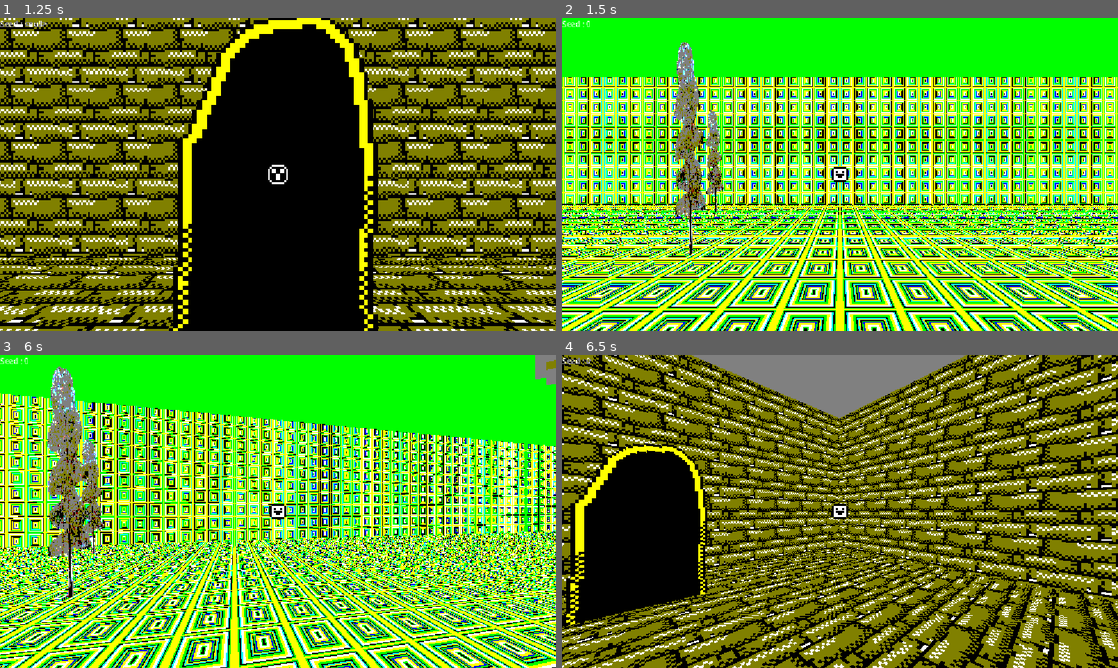
Above: before the commit, frames 1-4 (two rows, left to right).
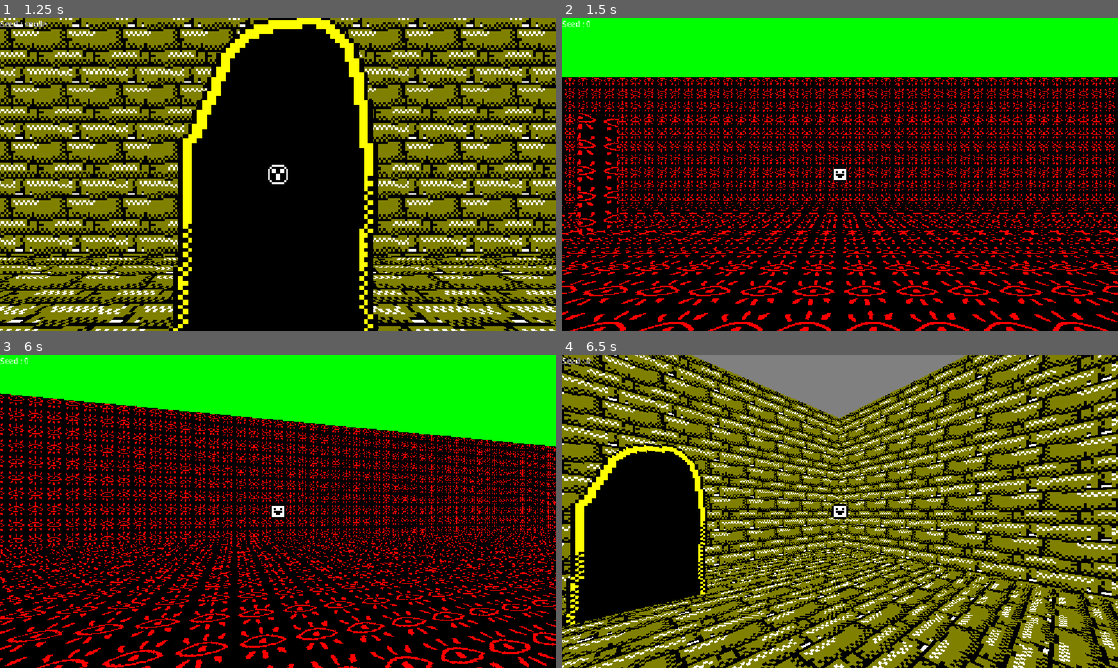
Above: after the commit, the same moments.

Repository: CrimsoneArt/REALAND-Walking-Sim
Game: Godot game, scene res://Scenes/SceneLoader.tscn
Same seed, same stepped clock (60 frames per second), same inputs: the game is played once before the commit and once after it.
Inputs:
- Up to frame 1 (1.25 s): tap Enter (Enter) at 0.5 s; hold W (Up) from 0.53 s (still down); tap T (PinchCheek) at 0.6 s
- Up to frame 2 (1.5 s): keep holding W (Up); tap Enter (Enter) at 1.35 s
- Up to frame 3 (6 s): tap T (PinchCheek) at 1.55, 2.1, 2.85, 3.8, 4.35, 5.1 s; tap Enter (Enter) at 3.6, 5.85 s; release W (Up) at 5.78 s; hold D (Right) from 5.78 s (still down)
- Up to frame 4 (6.5 s): keep holding D (Right); tap T (PinchCheek) at 6.05 s

Frame 1 is identical in both runs. In frame 2, 71% of the frame differs, in the area x 0-100%, y 7-100%; in frame 3, 69%; in frame 4, nothing differs.

Commit message:
Configured object palates

Diff:
--- a/Materials/Patterns1.tres
+++ b/Materials/Patterns1.tres
@@ -1,6 +1,6 @@
 [gd_resource type="StandardMaterial3D" format=3 uid="uid://sekd3gokx0bq"]
 
-[ext_resource type="Texture2D" uid="uid://gublph38v65a" path="res://Materials/Patterns2.png" id="1_m7jd4"]
+[ext_resource type="Texture2D" uid="uid://dmb2cmmv3vjwi" path="res://Materials/Patterns1.png" id="1_m7jd4"]
 
 [resource]
 shading_mode = 0
--- a/Objects/StaticObjects/Door/DoorObject.tscn
+++ b/Objects/Door/DoorObject.tscn
@@ -1,7 +1,7 @@
 [gd_scene format=3 uid="uid://dwqol8w28tgyb"]
 
-[ext_resource type="Script" uid="uid://cwj3o1iactmbr" path="res://Objects/StaticObjects/Door/DoorObject.gd" id="1_k8bb4"]
-[ext_resource type="Texture2D" uid="uid://44rudu2fw800" path="res://Objects/StaticObjects/Door/DoorPlaceHolder.png" id="2_k8bb4"]
+[ext_resource type="Script" uid="uid://cwj3o1iactmbr" path="res://Objects/Door/DoorObject.gd" id="1_k8bb4"]
+[ext_resource type="Texture2D" uid="uid://44rudu2fw800" path="res://Objects/Door/DoorPlaceHolder.png" id="2_k8bb4"]
 [ext_resource type="Script" uid="uid://cbgpvmrkx1dw3" path="res://Objects/ObjectVariablesComponent.gd" id="3_sd2m6"]
 [ext_resource type="PackedScene" uid="uid://cdnf6l5oawl3i" path="res://Objects/InteractabilityComponent.tscn" id="4_b613f"]
 
--- a/Objects/StaticObjects/ObjectSpawner.gd
+++ b/Objects/ObjectSpawner.gd
@@ -1,10 +1,10 @@
 class_name ObjectSpawner extends Node
 
 var RNG = RandomNumberGenerator.new()
+var DoorScene = preload("res://Objects/Door/DoorObject.tscn")
 
-func spawn_object(Seed:int,Scene:String,Position:Vector3,ObjectVariables:={}):
+func spawn_object(Seed:int,ObjectScene:PackedScene,Position:Vector3,ObjectVariables:={}):
 	RNG.seed = Seed
-	var ObjectScene = load(Scene)
 	var ObjectNode = ObjectScene.instantiate()
 	if ObjectNode is StaticObject:
 		ObjectNode.position = Position
--- a/Objects/StaticObjects/ObjectSpawner.tscn
+++ b/Objects/ObjectSpawner.tscn
@@ -1,6 +1,6 @@
 [gd_scene format=3 uid="uid://d0xiyv8g8ittm"]
 
-[ext_resource type="Script" uid="uid://cslywtqnrf0tk" path="res://Objects/StaticObjects/ObjectSpawner.gd" id="1_y6vvo"]
+[ext_resource type="Script" uid="uid://cslywtqnrf0tk" path="res://Objects/ObjectSpawner.gd" id="1_y6vvo"]
 
 [node name="ObjectSpawner" type="Node" unique_id=1297487218]
 script = ExtResource("1_y6vvo")
--- /dev/null
+++ b/Objects/ObjectsLibrary/Tree1Object.tscn
@@ -0,0 +1,28 @@
+[gd_scene format=3 uid="uid://dexhnwru7tdhn"]
+
+[ext_resource type="Script" uid="uid://dfaoiafl3jaxa" path="res://Objects/StaticObject.gd" id="1_ohtt6"]
+[ext_resource type="Texture2D" uid="uid://d00vfegkaijor" path="res://Objects/ObjectsLibrary/Tree1.png" id="2_ohtt6"]
+[ext_resource type="Script" uid="uid://cbgpvmrkx1dw3" path="res://Objects/ObjectVariablesComponent.gd" id="3_mrs3s"]
+
+[sub_resource type="CapsuleShape3D" id="CapsuleShape3D_ohtt6"]
+radius = 0.625
+height = 3.125
+
+[node name="TreeObject" type="StaticBody3D" unique_id=1515677631 node_paths=PackedStringArray("objectVariablesComponent")]
+script = ExtResource("1_ohtt6")
+objectVariablesComponent = NodePath("ObjectVariablesComponent")
+metadata/_custom_type_script = "uid://dfaoiafl3jaxa"
+
+[node name="Sprite3D" type="Sprite3D" parent="." unique_id=2081312377]
+transform = Transform3D(1, 0, 0, 0, 1, 0, 0, 0, 1, 0, 1.8612413, 0)
+pixel_size = 0.02
+texture_filter = 0
+texture = ExtResource("2_ohtt6")
+
+[node name="CollisionShape3D" type="CollisionShape3D" parent="." unique_id=2068898764]
+transform = Transform3D(1, 0, 0, 0, 1, 0, 0, 0, 1, 0, 1.6875, 0)
+shape = SubResource("CapsuleShape3D_ohtt6")
+
+[node name="ObjectVariablesComponent" type="Node" parent="." unique_id=1539516392]
+script = ExtResource("3_mrs3s")
+metadata/_custom_type_script = "uid://cbgpvmrkx1dw3"
--- /dev/null
+++ b/Objects/ObjectsLibrary/Tree2Object.tscn
@@ -0,0 +1,28 @@
+[gd_scene format=3 uid="uid://b4lrbmi1pu8sa"]
+
+[ext_resource type="Script" uid="uid://dfaoiafl3jaxa" path="res://Objects/StaticObject.gd" id="1_t7xpu"]
+[ext_resource type="Texture2D" uid="uid://d1hxun7aqtor1" path="res://Objects/ObjectsLibrary/Tree2.png" id="2_mnqly"]
+[ext_resource type="Script" uid="uid://cbgpvmrkx1dw3" path="res://Objects/ObjectVariablesComponent.gd" id="3_4v2xk"]
+
+[sub_resource type="CapsuleShape3D" id="CapsuleShape3D_kfyr8"]
+radius = 0.625
+height = 5.5
+
+[node name="TreeObject" type="StaticBody3D" unique_id=1515677631 node_paths=PackedStringArray("objectVariablesComponent")]
+script = ExtResource("1_t7xpu")
+objectVariablesComponent = NodePath("ObjectVariablesComponent")
+metadata/_custom_type_script = "uid://dfaoiafl3jaxa"
+
+[node name="Sprite3D" type="Sprite3D" parent="." unique_id=2081312377]
+transform = Transform3D(1, 0, 0, 0, 1, 0, 0, 0, 1, 0, 3.1896656, 0)
+pixel_size = 0.03
+texture_filter = 0
+texture = ExtResource("2_mnqly")
+
+[node name="CollisionShape3D" type="CollisionShape3D" parent="." unique_id=2068898764]
+transform = Transform3D(1, 0, 0, 0, 1, 0, 0, 0, 1, 0, 2.75, 0)
+shape = SubResource("CapsuleShape3D_kfyr8")
+
+[node name="ObjectVariablesComponent" type="Node" parent="." unique_id=1539516392]
+script = ExtResource("3_4v2xk")
+metadata/_custom_type_script = "uid://cbgpvmrkx1dw3"
--- /dev/null
+++ b/Objects/ObjectsLibrary/Tree3Object.tscn
@@ -0,0 +1,21 @@
+[gd_scene format=3 uid="uid://ljtmm1uduay8"]
+
+[ext_resource type="Script" uid="uid://dfaoiafl3jaxa" path="res://Objects/StaticObject.gd" id="1_t7m3n"]
+[ext_resource type="Script" uid="uid://cbgpvmrkx1dw3" path="res://Objects/ObjectVariablesComponent.gd" id="2_qx8yh"]
+[ext_resource type="Material" uid="uid://sekd3gokx0bq" path="res://Materials/Patterns1.tres" id="3_ieyam"]
+
+[node name="TreeObject" type="StaticBody3D" unique_id=1515677631 node_paths=PackedStringArray("objectVariablesComponent")]
+script = ExtResource("1_t7m3n")
+objectVariablesComponent = NodePath("ObjectVariablesComponent")
+metadata/_custom_type_script = "uid://dfaoiafl3jaxa"
+
+[node name="ObjectVariablesComponent" type="Node" parent="." unique_id=1539516392]
+script = ExtResource("2_qx8yh")
+metadata/_custom_type_script = "uid://cbgpvmrkx1dw3"
+
+[node name="CSGCombiner3D" type="CSGCombiner3D" parent="." unique_id=209282406]
+
+[node name="CSGBox3D" type="CSGBox3D" parent="CSGCombiner3D" unique_id=1114149144]
+transform = Transform3D(1, 0, 0, 0, 1, 0, 0, 0, 1, 0, 2.375, 0)
+size = Vector3(1, 4.75, 1)
+material = ExtResource("3_ieyam")
--- a/Objects/StaticObjects/StaticObject.tscn
+++ b/Objects/StaticObject.tscn
@@ -1,6 +1,6 @@
 [gd_scene format=3 uid="uid://c706mtf8ihv5n"]
 
-[ext_resource type="Script" uid="uid://dfaoiafl3jaxa" path="res://Objects/StaticObjects/StaticObject.gd" id="1_njt0f"]
+[ext_resource type="Script" uid="uid://dfaoiafl3jaxa" path="res://Objects/StaticObject.gd" id="1_njt0f"]
 
 [node name="StaticObject" type="StaticBody3D" unique_id=349508601]
 script = ExtResource("1_njt0f")
--- a/Objects/StaticObjects/Door/DoorOld.gd
+++ /dev/null
@@ -1,7 +0,0 @@
-class_name Door extends Area3D
-
-@export var seed := 0
-@onready var SeedDisplayer = $Label3D
-
-func _ready() -> void:
-	SeedDisplayer.text = "Seed : " + str(seed)
--- a/Objects/StaticObjects/Door/DoorOld.tscn
+++ /dev/null
@@ -1,25 +0,0 @@
-[gd_scene format=3 uid="uid://chyy3e5djbvnt"]
-
-[ext_resource type="Script" uid="uid://bbpndfuvcrl0g" path="res://Objects/StaticObjects/Door/DoorOld.gd" id="1_t0ioy"]
-[ext_resource type="Texture2D" uid="uid://44rudu2fw800" path="res://Objects/StaticObjects/Door/DoorPlaceHolder.png" id="2_idqno"]
-
-[sub_resource type="BoxShape3D" id="BoxShape3D_g35bp"]
-size = Vector3(1.4399999, 2.8799999, 1.92)
-
-[node name="Door" type="Area3D" unique_id=1435925402]
-collision_layer = 2
-collision_mask = 0
-script = ExtResource("1_t0ioy")
-
-[node name="CollisionShape3D" type="CollisionShape3D" parent="." unique_id=1504193582]
-transform = Transform3D(1, 0, 0, 0, 1, 0, 0, 0, 1, 0.22000003, 1.3856424, 0)
-shape = SubResource("BoxShape3D_g35bp")
-
-[node name="Label3D" type="Label3D" parent="." unique_id=1542848327]
-transform = Transform3D(0, 0, -1.0000001, 0, 1, 0, 1.0000001, 0, 0, 0, 3.3056424, 0)
-text = "Seed : "
-
-[node name="Sprite3D" type="Sprite3D" parent="." unique_id=715538371]
-transform = Transform3D(-4.371139e-08, 0, 1, 0, 1, 0, -1, 0, -4.371139e-08, 0, 1.4399999, 0)
-texture_filter = 0
-texture = ExtResource("2_idqno")
--- a/Objects/StaticObjects/Tree/TreeObject.tscn
+++ /dev/null
@@ -1,27 +0,0 @@
-[gd_scene format=3 uid="uid://b4lrbmi1pu8sa"]
-
-[ext_resource type="Script" uid="uid://dfaoiafl3jaxa" path="res://Objects/StaticObjects/StaticObject.gd" id="1_p76b0"]
-[ext_resource type="Texture2D" uid="uid://d1hxun7aqtor1" path="res://Objects/StaticObjects/Tree/Tree2.png" id="2_k1ab6"]
-[ext_resource type="Script" uid="uid://cbgpvmrkx1dw3" path="res://Objects/ObjectVariablesComponent.gd" id="3_k1ab6"]
-
-[sub_resource type="CapsuleShape3D" id="CapsuleShape3D_kfyr8"]
-radius = 0.625
-height = 5.5
-
-[node name="TreeObject" type="StaticBody3D" unique_id=1515677631]
-script = ExtResource("1_p76b0")
-metadata/_custom_type_script = "uid://dfaoiafl3jaxa"
-
-[node name="Sprite3D" type="Sprite3D" parent="." unique_id=2081312377]
-transform = Transform3D(1, 0, 0, 0, 1, 0, 0, 0, 1, 0, 3.4396656, 0)
-pixel_size = 0.03
-texture_filter = 0
-texture = ExtResource("2_k1ab6")
-
-[node name="CollisionShape3D" type="CollisionShape3D" parent="." unique_id=2068898764]
-transform = Transform3D(1, 0, 0, 0, 1, 0, 0, 0, 1, 0, 2.75, 0)
-shape = SubResource("CapsuleShape3D_kfyr8")
-
-[node name="ObjectVariablesComponent" type="Node" parent="." unique_id=1539516392]
-script = ExtResource("3_k1ab6")
-metadata/_custom_type_script = "uid://cbgpvmrkx1dw3"
--- a/Scenes/DimensionTypes/BoxDimensionType.gd
+++ b/Scenes/DimensionTypes/BoxDimensionType.gd
@@ -24,11 +24,14 @@
 	if RNG.randi_range(0,4) == 0:
 		CeilingRemover.queue_free()
 
-	for i in range(1,RNG.randi_range(2,30)):
-		ObjectSpawner.spawn_object(Seed,"res://Objects/StaticObjects/Tree/TreeObject.tscn",generate_position(FloorSizeX,FloorSizeZ))
-	for i in range(1,RNG.randi_range(2,10)):
-		ObjectSpawner.spawn_object(Seed,"res://Objects/StaticObjects/Door/DoorObject.tscn",generate_position(FloorSizeX,FloorSizeZ),{"Seed":RNG.randi()})
-		#generate_door(FloorSizeX,HeightDifference/2.0,FloorSizeZ)
+	var Objects = pick_random_objects(Seed)
+
+
+	for Count in range(1,RNG.randi_range(2,10)):
+		ObjectSpawner.spawn_object(Seed,DoorObjectScene,generate_position(FloorSizeX,FloorSizeZ),{"Seed":RNG.randi()})
+	for ObjectScene in Objects:
+		for Count in range(1,RNG.randi_range(2,10)):
+			ObjectSpawner.spawn_object(Seed,ObjectScene,generate_position(FloorSizeX,FloorSizeZ))
 
 	var Materials = pick_random_materials(Seed)
 	Floor.material = Materials[RNG.randi() % Materials.size()]
--- a/Scenes/DimensionTypes/BoxDimensionType.tscn
+++ b/Scenes/DimensionTypes/BoxDimensionType.tscn
@@ -4,7 +4,7 @@
 [ext_resource type="Material" uid="uid://bvs8plnqls81j" path="res://Materials/Fence1.tres" id="2_i6ang"]
 [ext_resource type="Material" uid="uid://qdrroywmlg5l" path="res://Materials/Bricks1.tres" id="2_wnxm8"]
 [ext_resource type="PackedScene" uid="uid://igw0ct71j4e2" path="res://Player/Player.tscn" id="3_tt7km"]
-[ext_resource type="PackedScene" uid="uid://d0xiyv8g8ittm" path="res://Objects/StaticObjects/ObjectSpawner.tscn" id="5_34no7"]
+[ext_resource type="PackedScene" uid="uid://d0xiyv8g8ittm" path="res://Objects/ObjectSpawner.tscn" id="5_34no7"]
 
 [node name="BoxDimensionType" type="Node3D" unique_id=11375313]
 script = ExtResource("1_0qrrk")
--- a/Scenes/DimensionTypes/dimension_type.gd
+++ b/Scenes/DimensionTypes/DimensionType.gd
@@ -1,6 +1,7 @@
 class_name DimensionType extends Node3D
 
 var RNG = RandomNumberGenerator.new()
+var DoorObjectScene = preload("res://Objects/Door/DoorObject.tscn")
 
 func _generate_dimension(seed:int):
 	assert(false, "_generate_dimension() must be overridden by the subclass.")
@@ -27,3 +28,30 @@
 	for i in range(1,MaterialNumber):
 		Materials.pop_at(RNG.randi() % Materials.size())
 	return Materials
+
+func pick_random_objects(seed:int):
+	RNG.seed = seed
+	if RNG.randf_range(0,100) <= 30:
+		var Objects: Array = []
+		var Dir = DirAccess.open("res://Objects/ObjectsLibrary/")
+
+		if Dir:
+			Dir.list_dir_begin()
+			var FileName = Dir.get_next()
+
+			while FileName != "":
+				if !Dir.current_is_dir() and FileName.ends_with(".tscn"):
+					var FullPath = "res://Objects/ObjectsLibrary/" + FileName
+					var resource = load(FullPath)
+					if resource:
+						Objects.append(resource)
+
+				FileName = Dir.get_next()
+			Dir.list_dir_end()
+
+		var ObjectsNumber = RNG.randi_range(1,Objects.size()-1)
+		for i in range(1,ObjectsNumber):
+			Objects.pop_at(RNG.randi() % Objects.size())
+		return Objects
+	else:
+		return []
--- a/Scenes/DimensionTypes/DimensionType.tscn
+++ b/Scenes/DimensionTypes/DimensionType.tscn
@@ -1,6 +1,6 @@
 [gd_scene format=3 uid="uid://b6qsxup4bxtof"]
 
-[ext_resource type="Script" uid="uid://bepr8n1natohq" path="res://Scenes/DimensionTypes/dimension_type.gd" id="1_tjk1n"]
+[ext_resource type="Script" uid="uid://bepr8n1natohq" path="res://Scenes/DimensionTypes/DimensionType.gd" id="1_tjk1n"]
 
 [node name="DimensionType" type="Node3D" unique_id=1288631717]
 script = ExtResource("1_tjk1n")
--- a/Scenes/HubWorld.tscn
+++ b/Scenes/HubWorld.tscn
@@ -2,7 +2,7 @@
 
 [ext_resource type="Material" uid="uid://qdrroywmlg5l" path="res://Materials/Bricks1.tres" id="1_ruj7l"]
 [ext_resource type="PackedScene" uid="uid://igw0ct71j4e2" path="res://Player/Player.tscn" id="2_fxrh3"]
-[ext_resource type="PackedScene" uid="uid://dwqol8w28tgyb" path="res://Objects/StaticObjects/Door/DoorObject.tscn" id="3_fxrh3"]
+[ext_resource type="PackedScene" uid="uid://dwqol8w28tgyb" path="res://Objects/Door/DoorObject.tscn" id="3_fxrh3"]
 
 [node name="HubWorld" type="Node3D" unique_id=31661345]
 
Renamed: Objects/StaticObjects/Door/DoorObject.gd -> Objects/Door/DoorObject.gd
Renamed: Objects/StaticObjects/Door/DoorObject.gd.uid -> Objects/Door/DoorObject.gd.uid
Renamed: Objects/StaticObjects/Door/DoorPlaceHolder.png -> Objects/Door/DoorPlaceHolder.png
Not shown, changed: Objects/Door/DoorPlaceHolder.png.import
Renamed: Objects/StaticObjects/ObjectSpawner.gd.uid -> Objects/ObjectSpawner.gd.uid
Renamed: Objects/StaticObjects/Tree/Tree1.png -> Objects/ObjectsLibrary/Tree1.png
Not shown, changed: Objects/ObjectsLibrary/Tree1.png.import
Renamed: Objects/StaticObjects/Tree/Tree2.png -> Objects/ObjectsLibrary/Tree2.png
Not shown, changed: Objects/ObjectsLibrary/Tree2.png.import
Renamed: Objects/StaticObjects/StaticObject.gd -> Objects/StaticObject.gd
Renamed: Objects/StaticObjects/StaticObject.gd.uid -> Objects/StaticObject.gd.uid
Not shown, removed: Objects/StaticObjects/Door/DoorOld.gd.uid
(and 2 more such lines)
